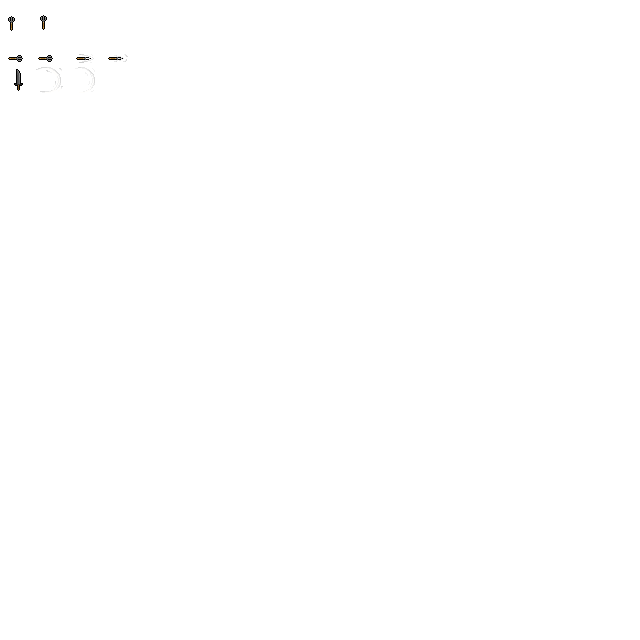
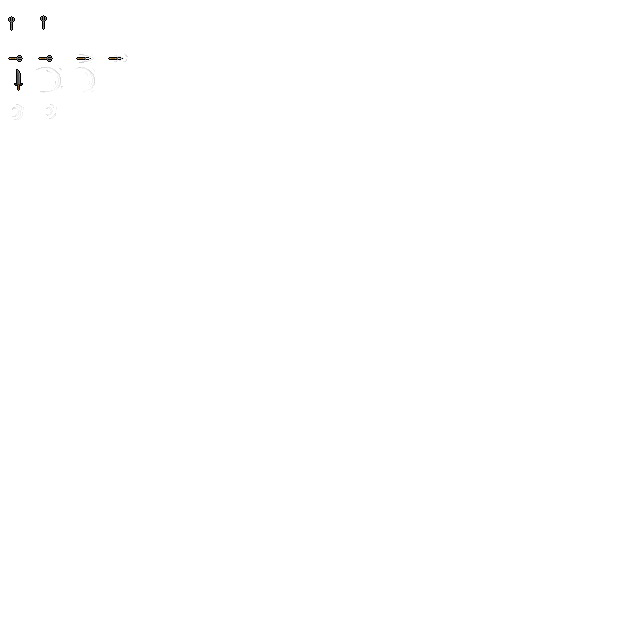
Layer changes from the first 640 × 640 image to the second:
added layer "Copy of Paint Layer 1" (1st of 6) above "Copy of Paint Layer 2" over bbox(12, 104, 57, 120)